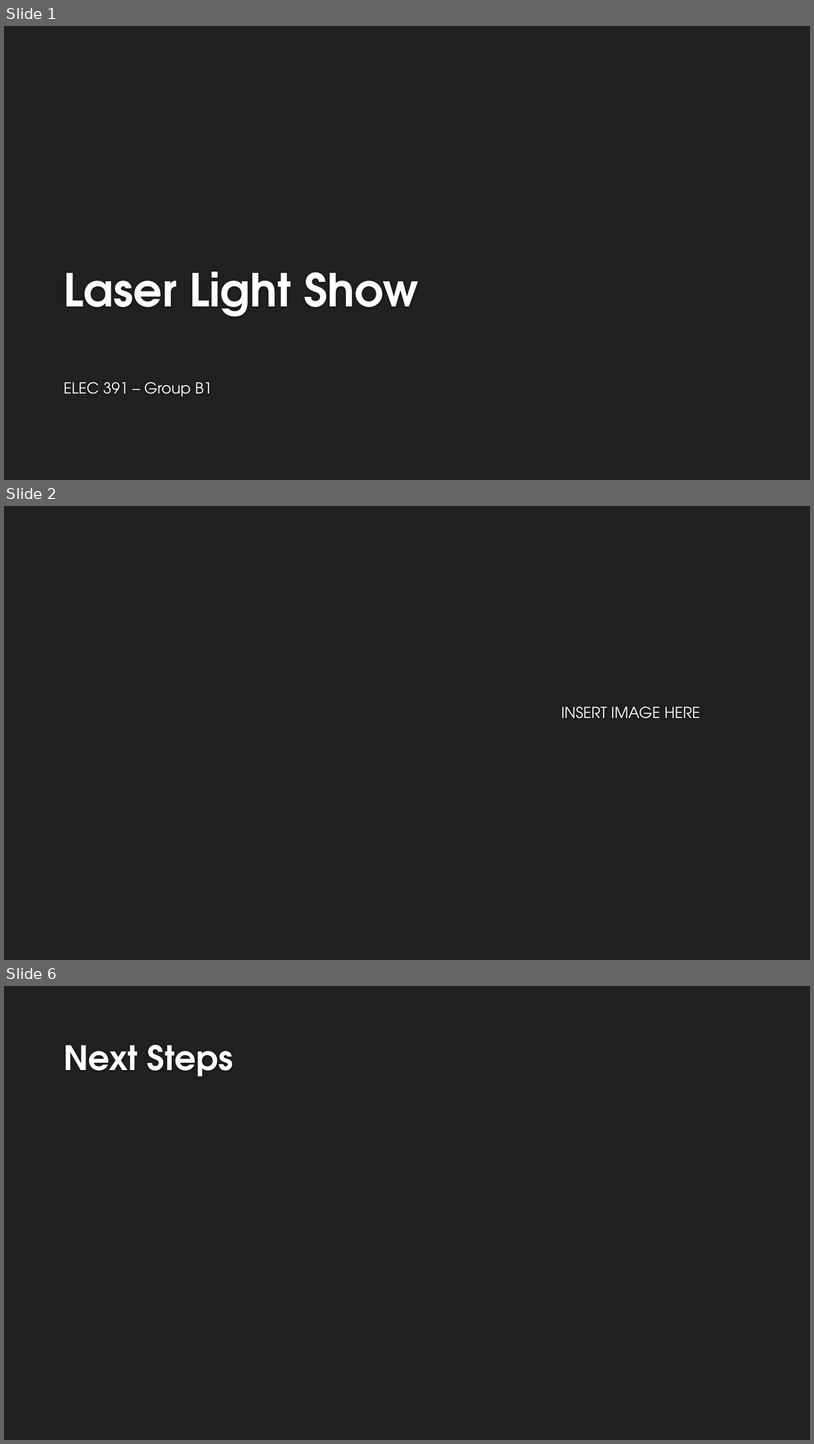
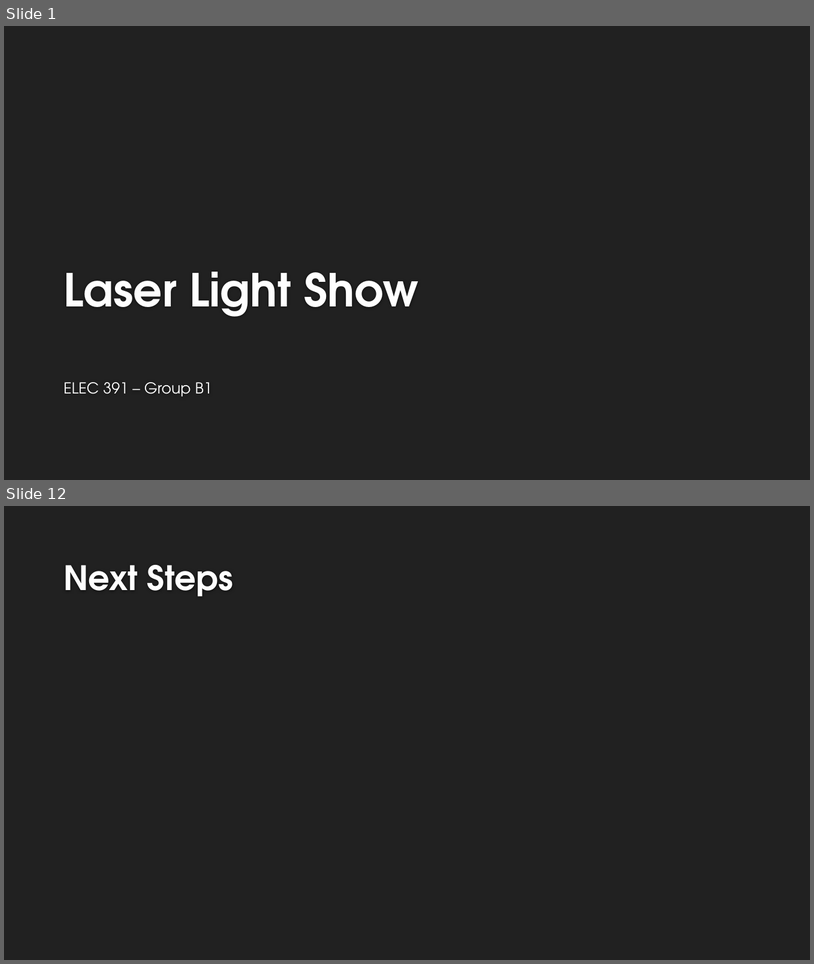
Before and after one commit to lcall3/Controller, a slide deck: doc/report/demo2.pptx. Shown one above the other, each under a label of ours: slides 1, 2 and 6 before the commit, slides 1 and 12 after it; the slides between them are not shown. The pictures are 814x1444 and 814x964 pixels, drawn with LibreOffice and Linux fonts; fonts in the diff are those of the drawing; background and template pictures are left out. Boxes give left, top, right and bottom in pixels: in the first picture for what was removed or moved away, otherwise in the second. Text is boxed around its words. In the diff, an @@ line names an element or a change of style, - is before the commit and + after.

```diff
--- a/doc/report/demo2.pptx
+++ b/doc/report/demo2.pptx
@@ slide 2 removed at box(4, 506, 810, 960), background #212121 @@
@@ text removed at box(561, 706, 700, 718) @@
-INSERT IMAGE HERE
@@ what was slide 6 is now slide 12 @@
```
Also in this commit, not shown: 3 slides changed, 7 slides added.
